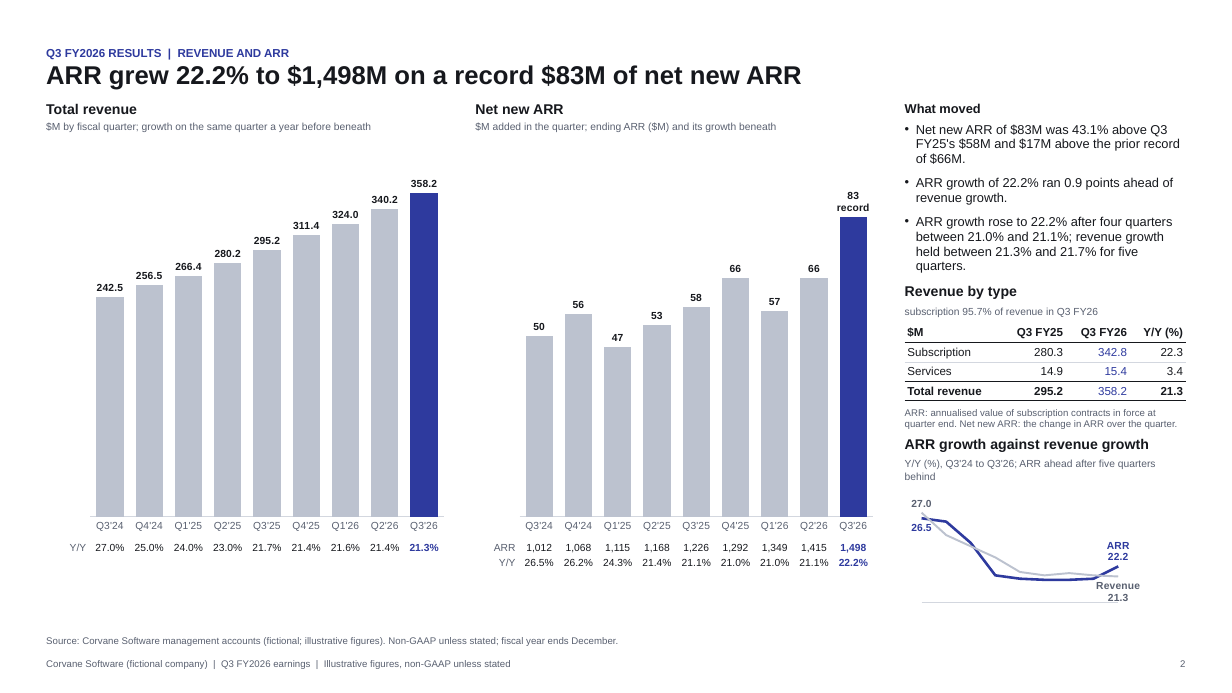
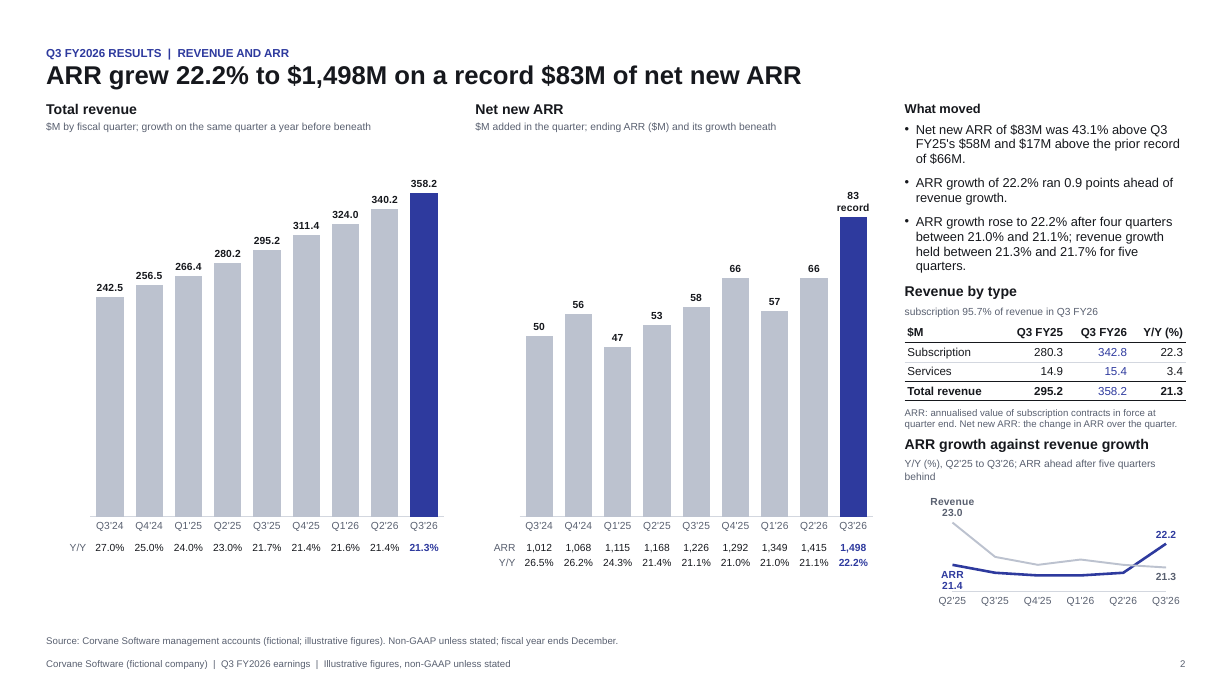
Before and after one commit to 0xfauzi/pptx-skill, a slide deck: slide 2 of docs/showcase/software-earnings.pptx. Drawn at 1232x693 pixels with LibreOffice and Linux fonts; fonts in the diff are those of the drawing. Boxes give left, top, right and bottom in pixels: in the first picture for what was removed or moved away, otherwise in the second. Text is boxed around its words. In the diff, an @@ line names an element or a change of style, - is before the commit and + after.

```diff
--- a/docs/showcase/software-earnings.pptx
+++ b/docs/showcase/software-earnings.pptx
@@ text at [905, 460, 1156, 480]: text changed @@
-Y/Y (%), Q3'24 to Q3'26; ARR ahead after five quarters
-behind
+Y/Y (%), Q2'25 to Q3'26; ARR ahead after five quarters
+behind
@@ line chart at [905, 488, 1186, 625] @@
-categories: 1, 2, 3, 4, 5, 6, 7, 8, 9
+categories: Q2'25, Q3'25, Q4'25, Q1'26, Q2'26, Q3'26
-Series 1: 98, 97, 90, 79, 78, 78, 78, 78, 82
+Series 1: 93, 92, 91, 91, 92, 97
@@ data labels of Series 1 added @@
-Series 2: 100, 93, 89, 85, 80, 79, 80, 79, 79
+Series 2: 100, 94, 93, 94, 93, 93
@@ data labels of Series 2 added @@
@@ category axis changed @@
@@ value axis changed @@
@@ plot area changed @@
```
Also in this commit, not shown: 2 other slides changed, 10 other files.
